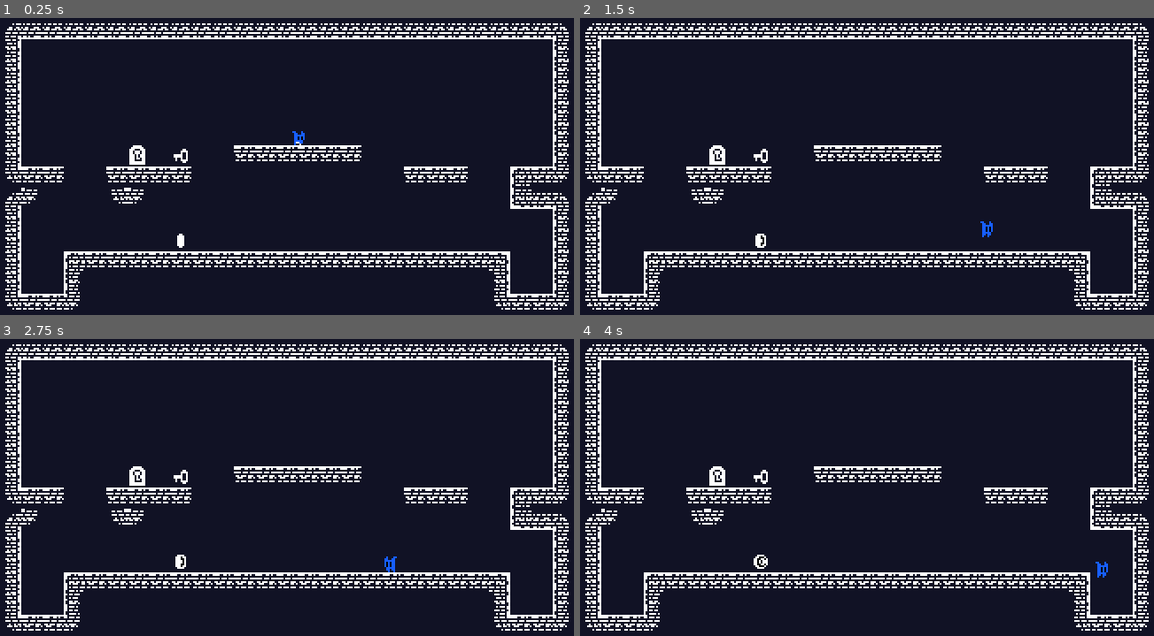
Above: before the commit, frames 1-4 (two rows, left to right).
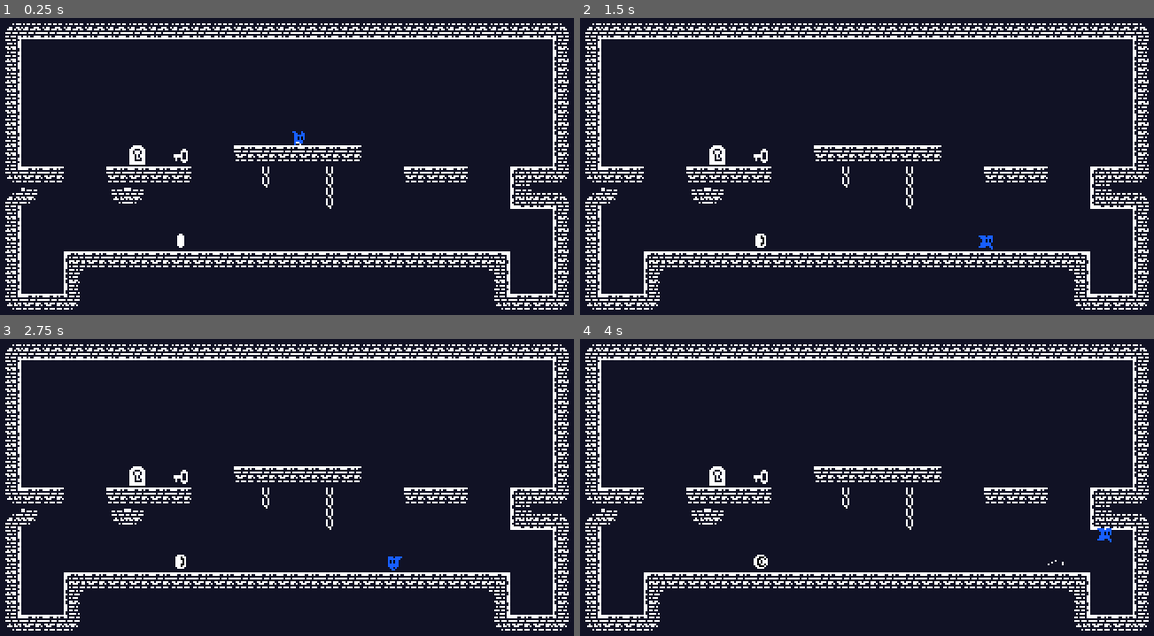
Above: after the commit, the same moments.

Repository: lcarvalhogs/godot-platformer
Game: Godot game, scene res://Game.tscn
Same seed, same stepped clock (60 frames per second), same inputs: the game is played once before the commit and once after it.
Inputs:
- Up to frame 1 (0.25 s): no input
- Up to frame 2 (1.5 s): hold Right (right) from 0.53 s (still down); tap Z (jump, bound only after the commit) at 0.77 s
- Up to frame 3 (2.75 s): tap Z (jump, bound only after the commit) at 1.52 s; release Right (right) at 2.03 s; hold Left (left) from 2.03 s (still down)
- Up to frame 4 (4 s): release Left (left) at 2.78 s; hold Right (right) from 2.78 s (still down); tap Z (jump, bound only after the commit) at 3.02, 3.77 s

The runs differ from the first frame. In frame 1, 0.1% of the frame differs, in the area x 45-59%, y 50-65%; in frame 2, 0.3%; in frame 3, 0.2%; in frame 4, 0.3%, in the area x 45-93%, y 50-81%.

Commit message:
Adds chain climbing.

Diff:
--- /dev/null
+++ b/Interactables/BaseInteractable.gd
@@ -0,0 +1,16 @@
+extends Area2D
+
+enum InteractType {NONE, CHAIN, LADDER}
+@export var type: InteractType = InteractType.NONE
+
+func _ready():
+	connect("body_entered", _on_interactable_body_enter)
+	connect("body_exited", _on_interactable_body_exit)
+
+func _on_interactable_body_enter(body):
+	if body.has_method("on_interact_enter"):
+		body.on_interact_enter(global_position, type)
+
+func _on_interactable_body_exit(body):
+	if body.has_method("on_interact_exit"):
+		body.on_interact_exit(global_position, type)
--- /dev/null
+++ b/Interactables/BaseInteractable.tscn
@@ -0,0 +1,19 @@
+[gd_scene load_steps=3 format=3 uid="uid://dg1t3fbegby3m"]
+
+[ext_resource type="Script" path="res://Interactables/BaseInteractable.gd" id="1_m7i4r"]
+[ext_resource type="Texture2D" uid="uid://0j1i5j6d0b4a" path="res://dunjo.png" id="2_yboi7"]
+
+[node name="Interactable" type="Area2D"]
+collision_layer = 32
+collision_mask = 2
+script = ExtResource("1_m7i4r")
+
+[node name="Sprite2D" type="Sprite2D" parent="."]
+texture = ExtResource("2_yboi7")
+hframes = 8
+vframes = 6
+frame = 9
+
+[node name="CollisionShape2D" type="CollisionShape2D" parent="."]
+
+[node name="AnimationPlayer" type="AnimationPlayer" parent="."]
--- /dev/null
+++ b/Interactables/Chain.tscn
@@ -0,0 +1,14 @@
+[gd_scene load_steps=3 format=3 uid="uid://b6g0ylyf0cg0h"]
+
+[ext_resource type="PackedScene" uid="uid://dg1t3fbegby3m" path="res://Interactables/BaseInteractable.tscn" id="1_qpun8"]
+
+[sub_resource type="RectangleShape2D" id="RectangleShape2D_eqcnj"]
+
+[node name="Chain" instance=ExtResource("1_qpun8")]
+type = 1
+
+[node name="Sprite2D" parent="." index="0"]
+frame = 23
+
+[node name="CollisionShape2D" parent="." index="1"]
+shape = SubResource("RectangleShape2D_eqcnj")
--- a/Levels/BaseLevel.tscn
+++ b/Levels/BaseLevel.tscn
@@ -6,6 +6,7 @@
 [ext_resource type="PackedScene" uid="uid://bqkwn3ay25jfv" path="res://Player.tscn" id="2_wrwmp"]
 [ext_resource type="PackedScene" uid="uid://b1urtldcmyit7" path="res://Triggerables/Door.tscn" id="3_3ipqv"]
 [ext_resource type="PackedScene" uid="uid://civestb60s7nf" path="res://Pickups/Coin.tscn" id="3_ut7mh"]
+[ext_resource type="PackedScene" uid="uid://b6g0ylyf0cg0h" path="res://Interactables/Chain.tscn" id="4_meh5i"]
 
 [sub_resource type="TileSetAtlasSource" id="TileSetAtlasSource_krxcc"]
 texture = ExtResource("1_ki4in")
@@ -173,6 +174,7 @@
 script = ExtResource("1_wff40")
 key = ExtResource("2_8apd2")
 door = ExtResource("3_3ipqv")
+chain = ExtResource("4_meh5i")
 coin = ExtResource("3_ut7mh")
 player = ExtResource("2_wrwmp")
 
--- a/Levels/Level.gd
+++ b/Levels/Level.gd
@@ -2,11 +2,13 @@
 
 const KEY: Vector2i = Vector2i(5,1)
 const DOOR: Vector2i = Vector2i(7,1)
+const CHAIN: Vector2i = Vector2i(7,2)
 const COIN: Vector2i = Vector2i(0,5)
 const PLAYER: Vector2i = Vector2i(3,0)
 
 @export var key: PackedScene
 @export var door: PackedScene
+@export var chain: PackedScene
 @export var coin: PackedScene
 @export var player: PackedScene
 
@@ -23,6 +25,8 @@
 				create_instance_from_tilemap(cell, key, $Items)
 			DOOR:
 				create_instance_from_tilemap(cell, door, $Triggerables)
+			CHAIN:
+				create_instance_from_tilemap(cell, chain, $Triggerables)
 			COIN:
 				create_instance_from_tilemap(cell, coin, $Items)
 			PLAYER:
--- a/Levels/Level1.tscn
+++ b/Levels/Level1.tscn
@@ -5,4 +5,4 @@
 [node name="Level" instance=ExtResource("1_fwvby")]
 
 [node name="Tiles" parent="." index="0"]
-layer_0/tile_data = PackedInt32Array(0, 0, 3, 851968, 0, 4,  …(1690 unchanged characters)… , 0, 393227, 65536, 0, 393224, 327680, 1)
+layer_0/tile_data = PackedInt32Array(0, 0, 3, 851968, 0, 4,  …(1690 unchanged characters)… , 0, 393227, 65536, 0, 393224, 327680, 1, 458764, 458752, 2, 458767, 458752, 2, 524303, 458752, 2)
--- a/Player.gd
+++ b/Player.gd
@@ -1,6 +1,6 @@
 extends CharacterBody2D
 
-enum {NORMAL, JUMP, FALL, LAND, DIE}
+enum {NORMAL, JUMP, FALL, LAND, DIE, CLIMB_CHAIN}
 const GRAVITY = 800
 const JUMP_VELOCITY = -200
 const AIR_JUMP_MULTIPLIER: float = 0.75
@@ -36,6 +36,8 @@
 		JUMP:
 			jump()
 			pass
+		CLIMB_CHAIN:
+			climb_chain()
 		FALL:
 			if is_on_floor():
 				state = LAND
@@ -45,7 +47,6 @@
 			fall_time += delta
 		LAND:
 			if $DustTimer.is_stopped():
-				print("emit")
 				$FootDust.emitting = true
 				$DustTimer.start($FootDust.lifetime + 0.15)
 			fall_time = 0
@@ -55,7 +56,8 @@
 			pass
 
 func _physics_process(delta):
-	velocity.y += GRAVITY * delta
+	if state != CLIMB_CHAIN:
+		velocity.y += GRAVITY * delta
 	move_and_slide()
 
 func horizontal():
@@ -74,6 +76,14 @@
 		else:
 			$AnimationPlayer.play("walk")
 
+func vertical():
+	if Input.is_action_pressed("up"):
+		velocity.y = -speed/2.0
+	elif Input.is_action_pressed("down"):
+		velocity.y = 0.75 * speed
+	else:
+		velocity.y = 0
+
 func jump():
 	if air_control:
 		horizontal()
@@ -90,3 +100,19 @@
 		jump_start_y = global_position.y
 	if is_on_floor() and velocity.y >= 0:
 		state = LAND
+
+func climb_chain():
+	velocity.x = 0
+	vertical()
+
+var vines = 0
+func on_interact_enter(position: Vector2, type):
+	vines += 1
+	if state == JUMP:
+		global_position.x = position.x
+		state = CLIMB_CHAIN
+
+func on_interact_exit(position: Vector2, type):
+	vines = max(0, vines - 1)
+	if vines == 0 and state == CLIMB_CHAIN:
+		state = FALL
--- a/Player.tscn
+++ b/Player.tscn
@@ -107,7 +107,7 @@
 
 [node name="Player" type="CharacterBody2D"]
 collision_layer = 2
-collision_mask = 29
+collision_mask = 61
 script = ExtResource("1_5s5u7")
 
 [node name="CollisionShape2D" type="CollisionShape2D" parent="."]
--- a/project.godot
+++ b/project.godot
@@ -35,7 +35,17 @@
 }
 jump={
 "deadzone": 0.5,
+"events": [Object(InputEventKey,"resource_local_to_scene":false,"resource_name":"","device":-1,"window_id":0,"alt_pressed":false,"shift_pressed":false,"ctrl_pressed":false,"meta_pressed":false,"pressed":false,"keycode":0,"physical_keycode":90,"key_label":0,"unicode":122,"echo":false,"script":null)
+]
+}
+up={
+"deadzone": 0.5,
 "events": [Object(InputEventKey,"resource_local_to_scene":false,"resource_name":"","device":-1,"window_id":0,"alt_press …(182 unchanged characters)…
+]
+}
+down={
+"deadzone": 0.5,
+"events": [Object(InputEventKey,"resource_local_to_scene":false,"resource_name":"","device":-1,"window_id":0,"alt_pressed":false,"shift_pressed":false,"ctrl_pressed":false,"meta_pressed":false,"pressed":false,"keycode":0,"physical_keycode":4194322,"key_label":0,"unicode":0,"echo":false,"script":null)
 ]
 }
 
@@ -46,6 +56,7 @@
 2d_physics/layer_3="Pickups"
 2d_physics/layer_4="Triggers"
 2d_physics/layer_5="Enemies"
+2d_physics/layer_6="Interactables"
 
 [rendering]
 
Not shown: 1 places in Levels/BaseLevel.tscn that only renumber resources
